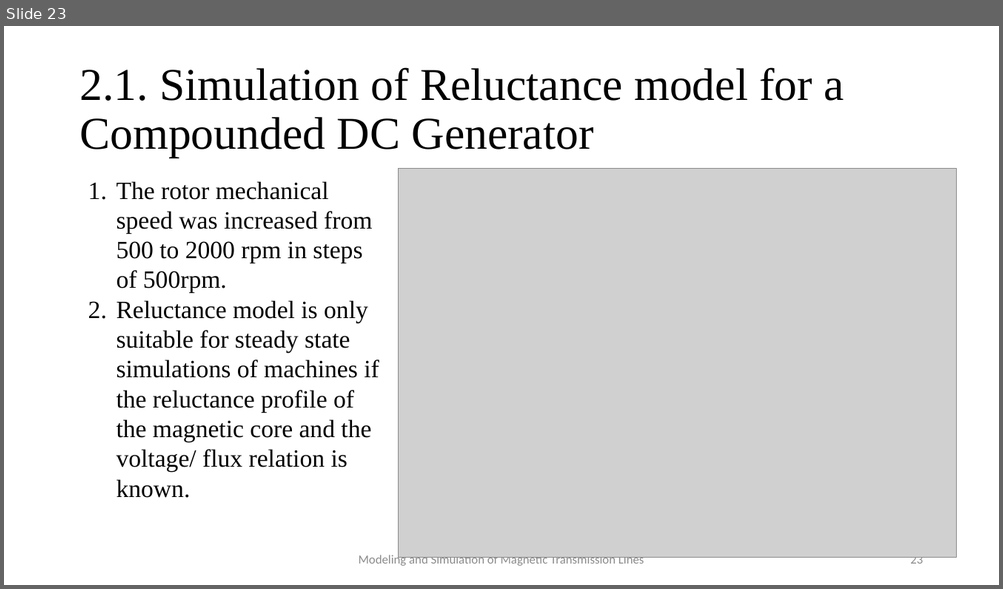
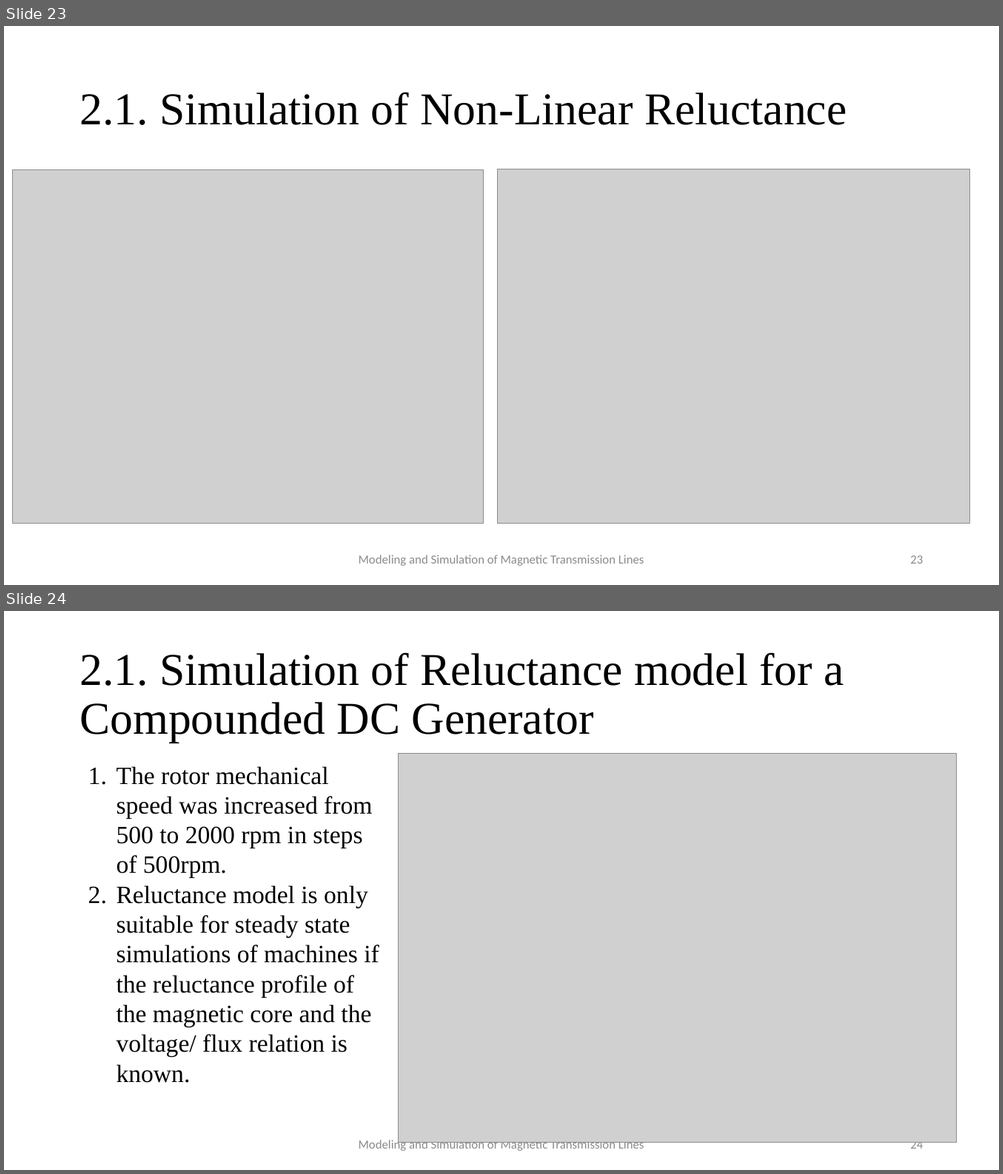
Before and after one commit to MuhammadShamaas1997/Electrical-Engineering, a slide deck: MS/Spring 2020/Thesis/Magnetic Transmission Lines/Thesis Final Presentation.pptx. Shown one above the other, each under a label of ours: slide 23 before the commit, slides 23 and 24 after it. The pictures are 1003x589 and 1003x1174 pixels, drawn with LibreOffice and Linux fonts; fonts in the diff are those of the drawing; grey boxes stand for pictures. Boxes give left, top, right and bottom in pixels: in the first picture for what was removed or moved away, otherwise in the second. Text is boxed around its words. In the diff, an @@ line names an element or a change of style, - is before the commit and + after.

```diff
--- a/MS/Spring 2020/Thesis/Magnetic Transmission Lines/Thesis Final Presentation.pptx
+++ b/MS/Spring 2020/Thesis/Magnetic Transmission Lines/Thesis Final Presentation.pptx
@@ slide 23 added at box(4, 26, 999, 585), background #FFFFFF @@
@@ title added at box(79, 92, 846, 125), 44 pt, text #000000 @@
+2.1. Simulation of Non-Linear Reluctance
@@ picture added at box(12, 170, 483, 524) @@
@@ picture added at box(497, 170, 969, 524) @@
@@ text added at box(358, 555, 644, 566), 12 pt, text #8C8C8C @@
+Modeling and Simulation of Magnetic Transmission Lines
@@ page number added at box(910, 556, 922, 564), 12 pt, text #8C8C8C @@
+23
@@ what was slide 23 is now slide 24 @@
@@ page number at box(910, 1142, 922, 1149): text changed @@
-23
+24
```
Also in this commit, not shown: 6 slides changed, 1 other file.
